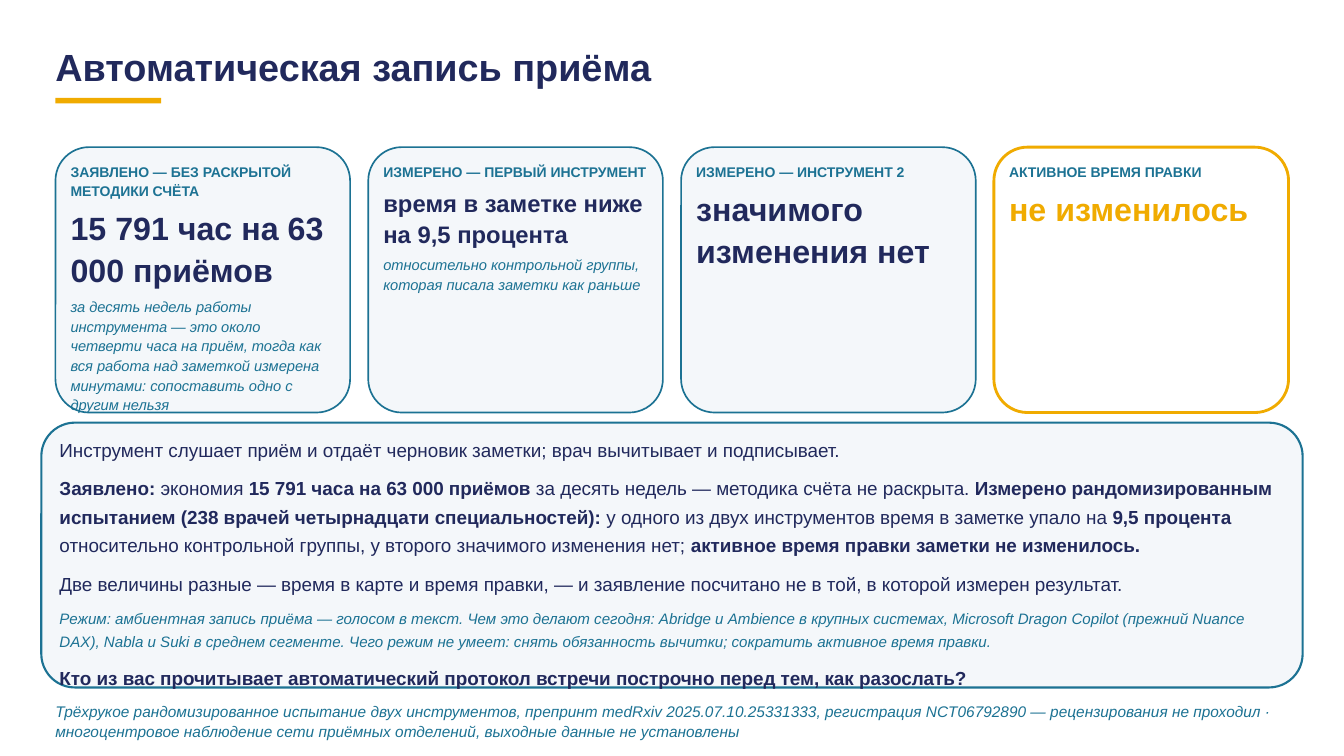
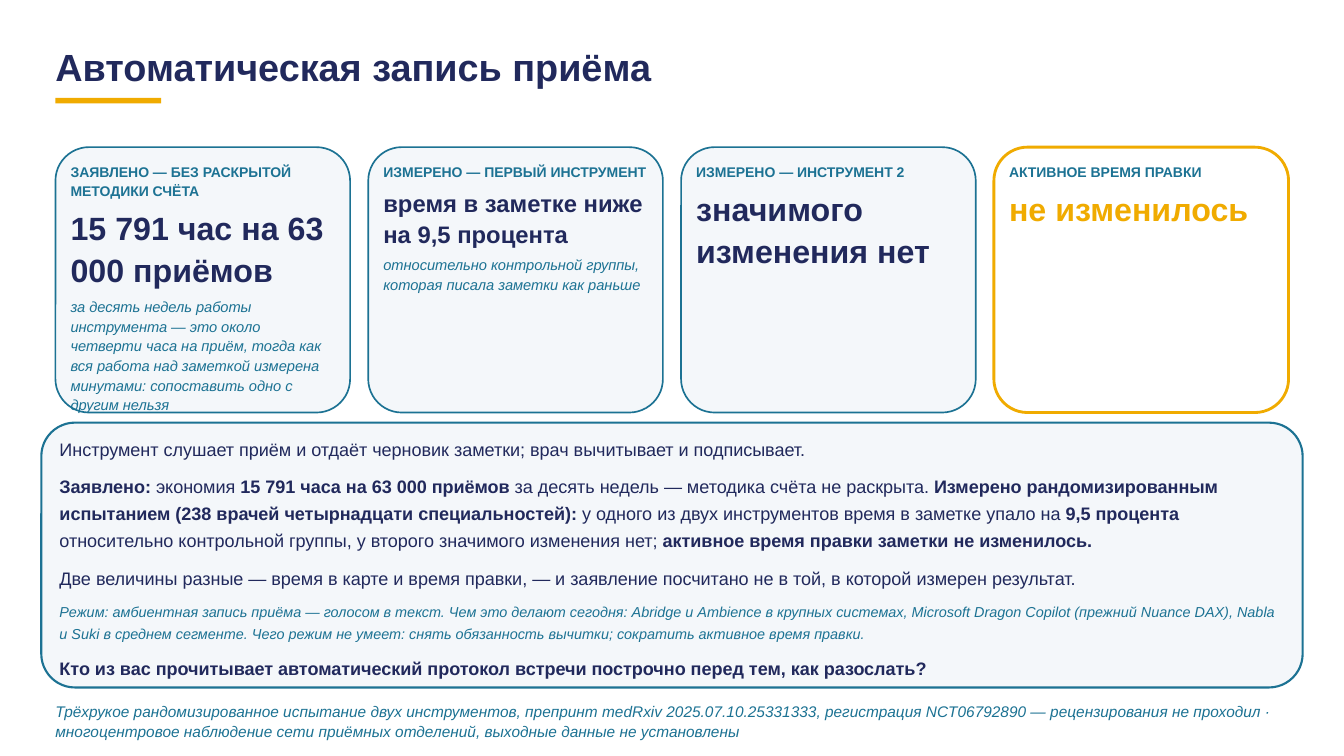
Before and after one commit to tellina-study/AI-usage-lessons, a slide deck: slide 63 of library/lectures/lec-07/rework/deck/lec-07-karkas.pptx. Drawn at 1344x756 pixels with LibreOffice and Linux fonts; fonts in the diff are those of the drawing. Boxes give left, top, right and bottom in pixels: in the first picture for what was removed or moved away, otherwise in the second. Text is boxed around its words. In the diff, an @@ line names an element or a change of style, - is before the commit and + after.

```diff
--- a/library/lectures/lec-07/rework/deck/lec-07-karkas.pptx
+++ b/library/lectures/lec-07/rework/deck/lec-07-karkas.pptx
@@ text "Инструмент слушает приём и отдаёт ..." at bbox=[59, 443, 1275, 679]: size 13.5 to 12.9 pt in "Инструмент слушает приём и отдаёт черновик заметки; ...", "Заявлено: экономия 15 791 часа на 63 ...", "Две величины разные — время в карте ...", "Кто из вас прочитывает автоматический протокол встречи ..."; size 10.8 to 10.3 pt in "Режим: амбиентная запись приёма — голосом в ..." @@
```
Also in this commit, not shown: 35 other slides changed, 12 other files.
